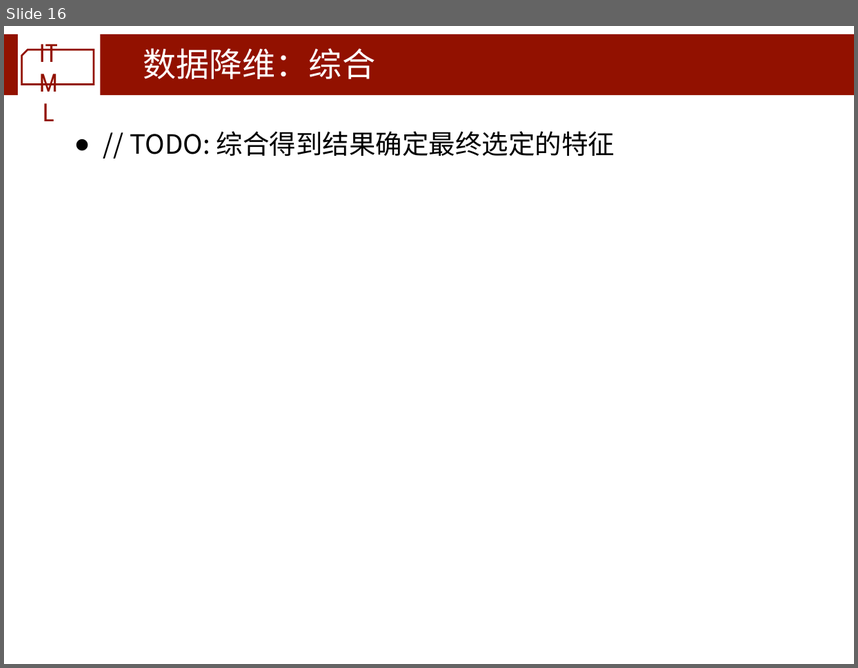
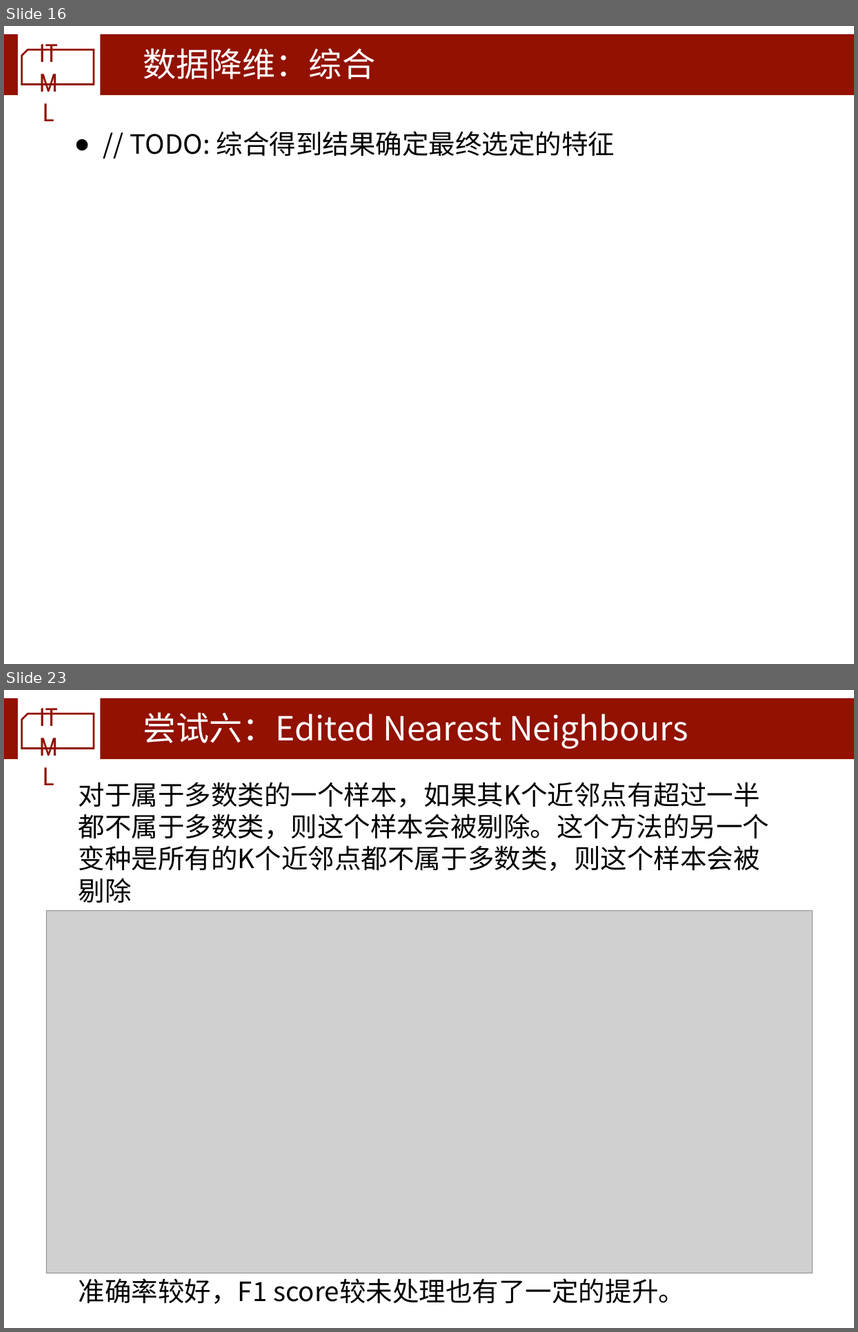
Before and after one commit to zhou-yuhan/Bankrupt-Prediction, a slide deck: 课程项目最终报告.pptx. Shown one above the other, each under a label of ours: slide 16 before the commit, slides 16 and 23 after it; the slides between them are not shown. The pictures are 858x668 and 858x1332 pixels, drawn with LibreOffice and Linux fonts; fonts in the diff are those of the drawing; grey boxes stand for pictures; background and template pictures are left out. Boxes give left, top, right and bottom in pixels: in the first picture for what was removed or moved away, otherwise in the second. Text is boxed around its words. In the diff, an @@ line names an element or a change of style, - is before the commit and + after.

```diff
--- a/课程项目最终报告.pptx
+++ b/课程项目最终报告.pptx
@@ slide 23 added at (4, 690, 854, 1328), background #FFFFFF; not listed: 4 template elements that a slide beside it also shows @@
@@ title added at (143, 712, 688, 749), 40 pt, text #FFFFFF @@
+尝试六：Edited Nearest Neighbours
@@ text added at (78, 782, 769, 1303), 32 pt, text #000000 @@
+对于属于多数类的一个样本，如果其K个近邻点有超过一半都不属于多数类，则这个样本会被剔除。这个方法的另一个变种是所有的K个近邻点都不属于多数类，则这个样本会被剔除
+准确率较好，F1 score较未处理也有了一定的提升。
@@ picture added at (46, 911, 811, 1273) @@
```
Also in this commit, not shown: 1 slide changed, 14 other slides added, 4 other files.
